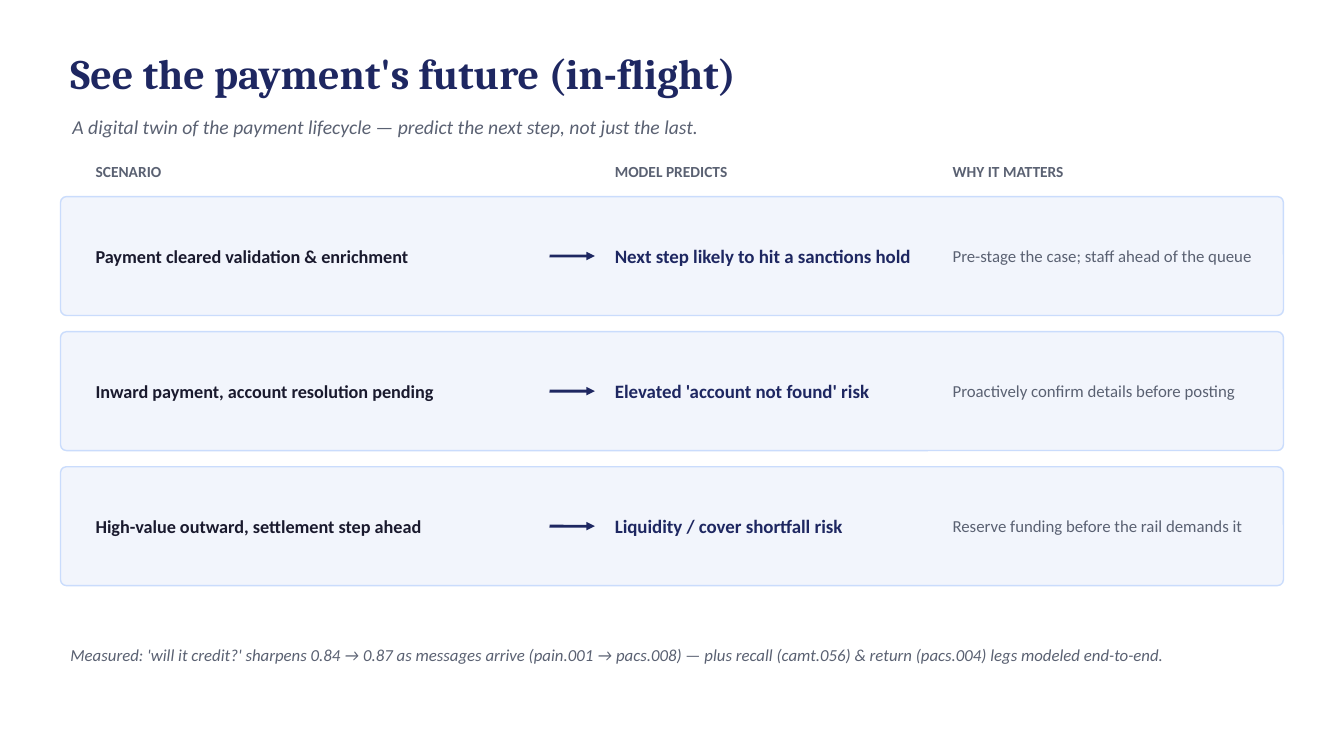
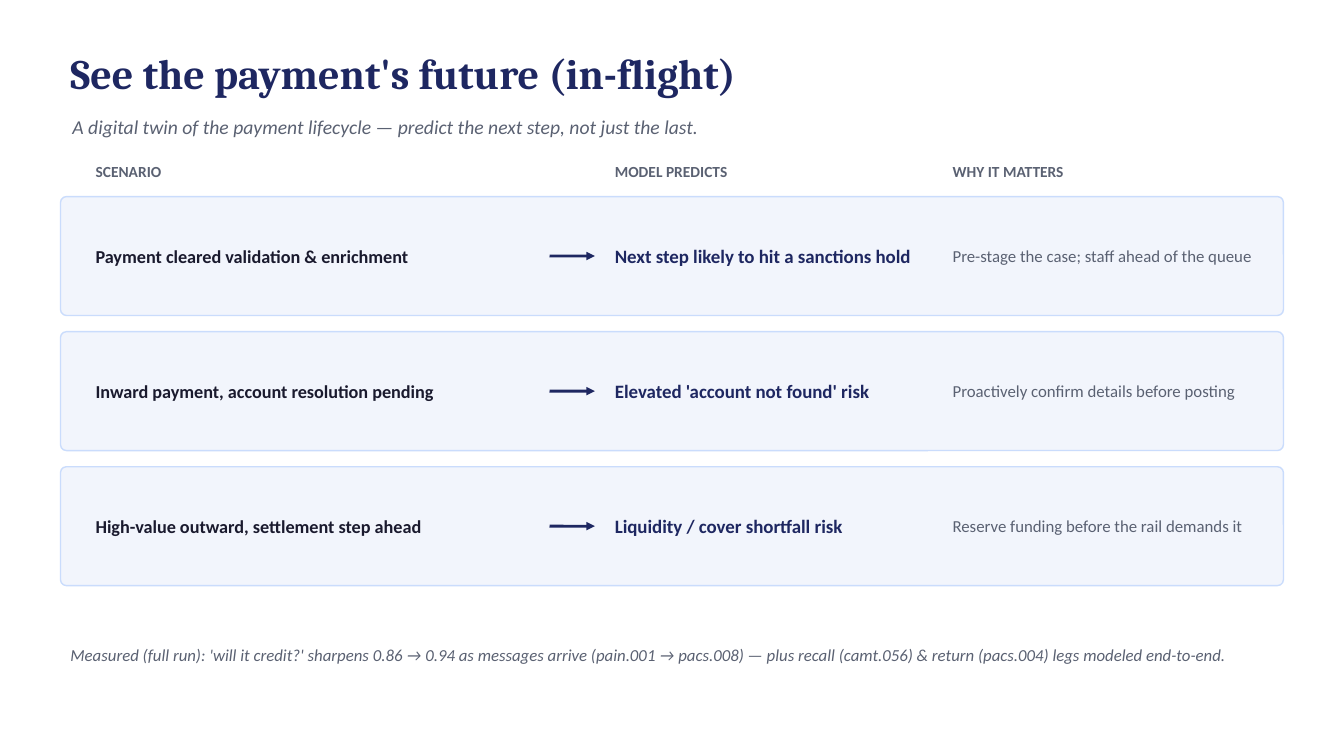
Before and after one commit to Bratz/txn-repr-poc, a slide deck: slide 7 of docs/txn_repr_evidence.pptx. Drawn at 1344x756 pixels with LibreOffice and Linux fonts; fonts in the diff are those of the drawing. Boxes give left, top, right and bottom in pixels: in the first picture for what was removed or moved away, otherwise in the second. Text is boxed around its words. In the diff, an @@ line names an element or a change of style, - is before the commit and + after.

```diff
--- a/docs/txn_repr_evidence.pptx
+++ b/docs/txn_repr_evidence.pptx
@@ text at box(70, 649, 1225, 664): text changed @@
-Measured: 'will it credit?' sharpens 0.84 → 0.87 as messages arrive (pain.001 → pacs.008) — plus recall (camt.056) & return (pacs.004) legs modeled end-to-end.
+Measured (full run): 'will it credit?' sharpens 0.86 → 0.94 as messages arrive (pain.001 → pacs.008) — plus recall (camt.056) & return (pacs.004) legs modeled end-to-end.
```
Also in this commit, not shown: 6 other slides changed, 3 other files.
